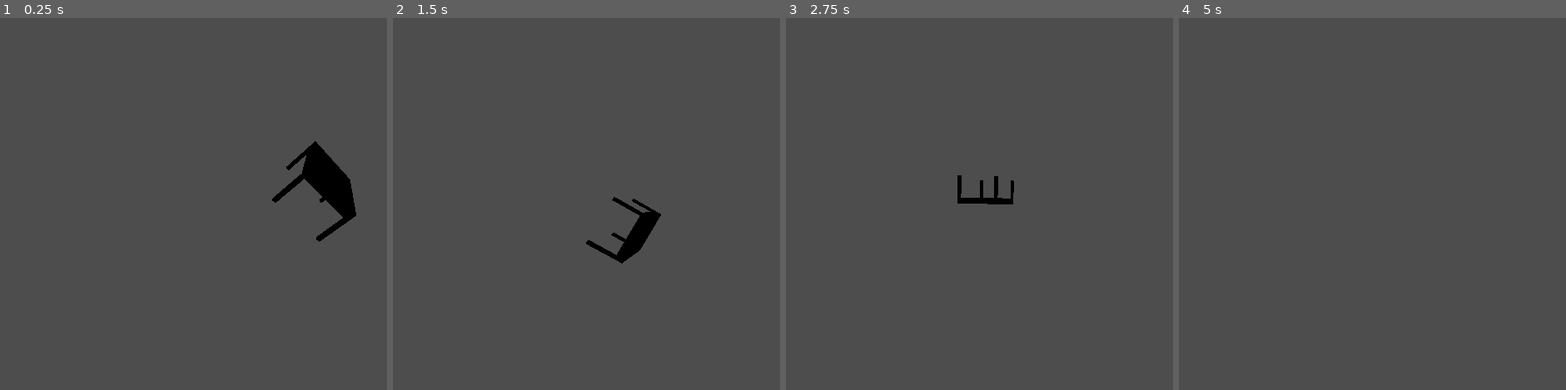
Above: before the commit, frames 1-4 (left to right).
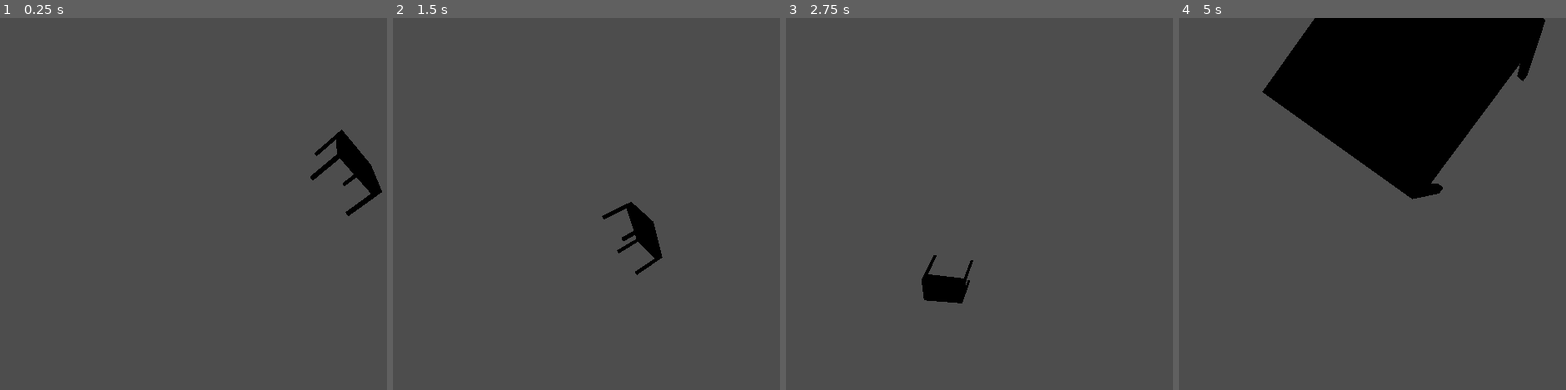
Above: after the commit, the same moments.

Repository: KhalidASC20/Tables
Game: Godot game, scene res://scenes/game.tscn
Two runs of this game, one before a commit and one after it. Both use one fixed random seed, a clock stepped at 60 frames per second and the inputs below.
Inputs:
- Up to frame 1 (0.25 s): no input
- Up to frame 2 (1.5 s): tap Enter (ui_accept) at 0.5, 0.77 s; hold Right (ui_right) 0.53-1.28 s; hold Down (ui_down) from 1.28 s (still down)
- Up to frame 3 (2.75 s): tap Enter (ui_accept) at 1.52 s; release Down (ui_down) at 2.03 s; hold Right (ui_right) from 2.03 s (still down)
- Up to frame 4 (5 s): release Right (ui_right) at 2.78 s; hold Up (ui_up) 2.78-3.53 s; tap Enter (ui_accept) at 3.02, 3.77, 4.52 s; hold Left (ui_left) from 3.53 s (still down)

The runs differ from the first frame. In frame 1, 2.7% of the frame differs, in the area x 70-99%, y 29-61%; in frame 2, 1.0%; in frame 3, 1.3%; in frame 4, 22%, in the area x 21-95%, y 0-49%.

Commit message:
separated table parts for stretching

Diff:
--- a/scenes/game.tscn
+++ b/scenes/game.tscn
@@ -11,7 +11,7 @@
 [node name="game" type="Node3D"]
 
 [node name="Table" parent="." instance=ExtResource("1_rgcri")]
-transform = Transform3D(0.869805, 0.324086, 0.372031, -0.493395, 0.571331, 0.655852, 0, -0.754022, 0.656849, -3.05327, 3.09348, 0)
+transform = Transform3D(0.869805, 0.324086, 0.372031, -0.493395, 0.571331, 0.655852, 0, -0.754022, 0.656849, -4.2001, 3.09348, 0)
 
 [node name="ground" type="StaticBody3D" parent="."]
 physics_material_override = SubResource("PhysicsMaterial_mb1br")
--- a/scenes/table.tscn
+++ b/scenes/table.tscn
@@ -12,43 +12,52 @@
 [sub_resource type="BoxMesh" id="BoxMesh_6hcu0"]
 size = Vector3(0.1, 1, 0.1)
 
-[node name="Table" type="RigidBody3D"]
+[node name="Table" type="Node3D"]
+
+[node name="TableTop" type="RigidBody3D" parent="."]
 transform = Transform3D(1, 0, 0, 0, 1, 0, 0, 0, 1, 0, 1, 0)
 
-[node name="TableTop" type="CollisionShape3D" parent="."]
+[node name="TableTop" type="CollisionShape3D" parent="TableTop"]
 shape = SubResource("BoxShape3D_qakp3")
 
-[node name="TableTopMesh" type="MeshInstance3D" parent="TableTop"]
+[node name="TableTopMesh" type="MeshInstance3D" parent="TableTop/TableTop"]
 mesh = SubResource("BoxMesh_yrcck")
 skeleton = NodePath("../../..")
 
-[node name="LegRF" type="CollisionShape3D" parent="."]
+[node name="TableLegs" type="RigidBody3D" parent="."]
+transform = Transform3D(1, 0, 0, 0, 1, 0, 0, 0, 1, 0, 1, 0)
+
+[node name="LegRF" type="CollisionShape3D" parent="TableLegs" groups=["Legs"]]
 transform = Transform3D(1, 0, 0, 0, 1, 0, 0, 0, 1, 0.95, -0.5, 0.7)
 shape = SubResource("BoxShape3D_frbb1")
 
-[node name="LegRFMesh" type="MeshInstance3D" parent="LegRF"]
+[node name="LegRFMesh" type="MeshInstance3D" parent="TableLegs/LegRF"]
 mesh = SubResource("BoxMesh_6hcu0")
 skeleton = NodePath("../../LegRB")
 
-[node name="LegLF" type="CollisionShape3D" parent="."]
+[node name="LegLF" type="CollisionShape3D" parent="TableLegs" groups=["Legs"]]
 transform = Transform3D(1, 0, 0, 0, 1, 0, 0, 0, 1, -0.95, -0.5, 0.7)
 shape = SubResource("BoxShape3D_frbb1")
 
-[node name="LegLFMesh" type="MeshInstance3D" parent="LegLF"]
+[node name="LegLFMesh" type="MeshInstance3D" parent="TableLegs/LegLF"]
 mesh = SubResource("BoxMesh_6hcu0")
 skeleton = NodePath("../../LegRB")
 
-[node name="LegRB" type="CollisionShape3D" parent="."]
+[node name="LegRB" type="CollisionShape3D" parent="TableLegs" groups=["Legs"]]
 transform = Transform3D(1, 0, 0, 0, 1, 0, 0, 0, 1, 0.95, -0.5, -0.7)
 shape = SubResource("BoxShape3D_frbb1")
 
-[node name="LegRBMesh" type="MeshInstance3D" parent="LegRB"]
+[node name="LegRBMesh" type="MeshInstance3D" parent="TableLegs/LegRB"]
 mesh = SubResource("BoxMesh_6hcu0")
 
-[node name="LegLB" type="CollisionShape3D" parent="."]
+[node name="LegLB" type="CollisionShape3D" parent="TableLegs" groups=["Legs"]]
 transform = Transform3D(1, 0, 0, 0, 1, 0, 0, 0, 1, -0.95, -0.5, -0.7)
 shape = SubResource("BoxShape3D_frbb1")
 
-[node name="LegLBMesh" type="MeshInstance3D" parent="LegLB"]
+[node name="LegLBMesh" type="MeshInstance3D" parent="TableLegs/LegLB"]
 mesh = SubResource("BoxMesh_6hcu0")
 skeleton = NodePath("../../LegRB")
+
+[node name="Generic6DOFJoint3D" type="Generic6DOFJoint3D" parent="."]
+node_a = NodePath("../TableTop")
+node_b = NodePath("../TableLegs")
Not shown, changed: .gitignore
